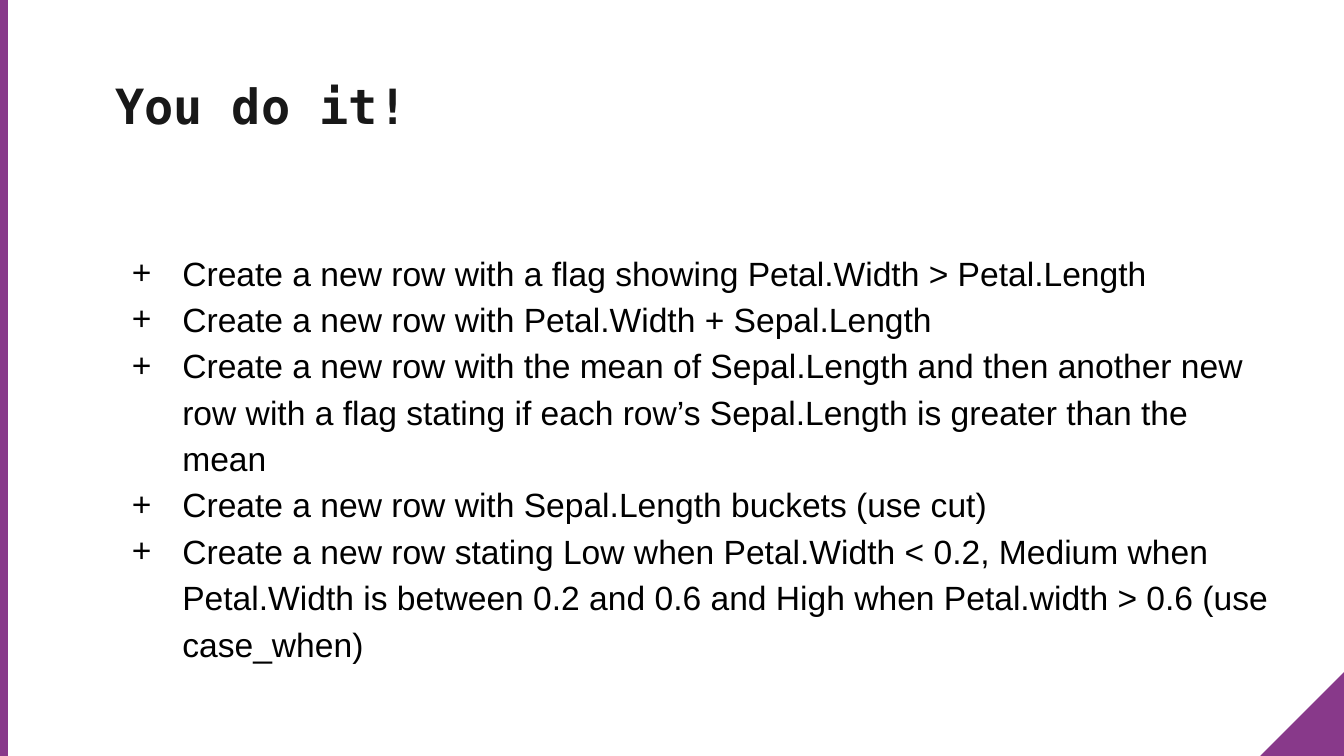
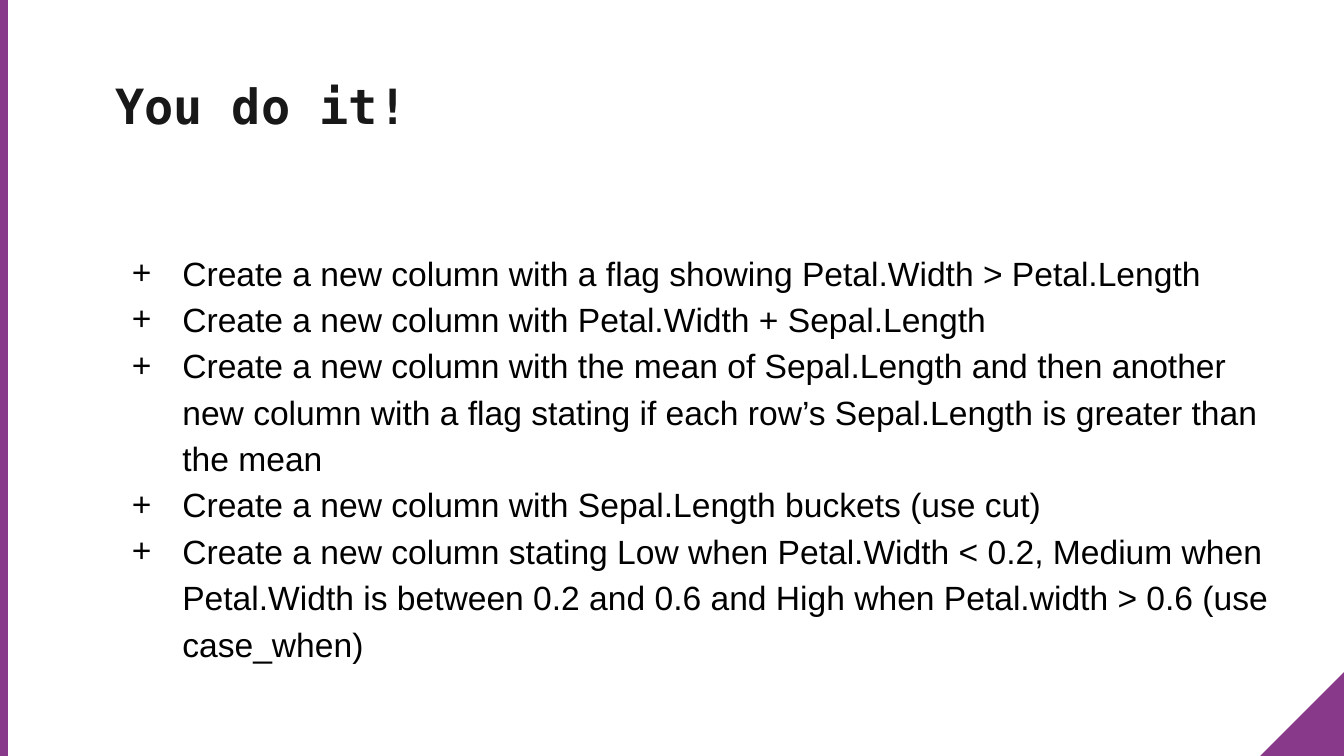
Before and after one commit to MeyerGrace/dive-into-dplyr, a slide deck: slide 27 of dive_into_dplyr.pptx. Drawn at 1344x756 pixels with LibreOffice and Linux fonts; fonts in the diff are those of the drawing; background and template pictures are left out. Boxes give left, top, right and bottom in pixels: in the first picture for what was removed or moved away, otherwise in the second. Text is boxed around its words. In the diff, an @@ line names an element or a change of style, - is before the commit and + after.

```diff
--- a/dive_into_dplyr.pptx
+++ b/dive_into_dplyr.pptx
@@ text at <box>182,261,1267,663</box>: text changed @@
-+ Create a new row with a flag showing Petal.Width > Petal.Length
-+ Create a new row with Petal.Width + Sepal.Length
-+ Create a new row with the mean of Sepal.Length and then another new row with a flag stating if each row’s Sepal.Length is greater than the mean
-+ Create a new row with Sepal.Length buckets (use cut)
-+ Create a new row stating Low when Petal.Width < 0.2, Medium when Petal.Width is between 0.2 and 0.6 and High when Petal.width > 0.6 (use case_when)
++ Create a new column with a flag showing Petal.Width > Petal.Length
++ Create a new column with Petal.Width + Sepal.Length
++ Create a new column with the mean of Sepal.Length and then another new column with a flag stating if each row’s Sepal.Length is greater than the mean
++ Create a new column with Sepal.Length buckets (use cut)
++ Create a new column stating Low when Petal.Width < 0.2, Medium when Petal.Width is between 0.2 and 0.6 and High when Petal.width > 0.6 (use case_when)
```
Also in this commit, not shown: 14 other slides changed, 2 other files.
